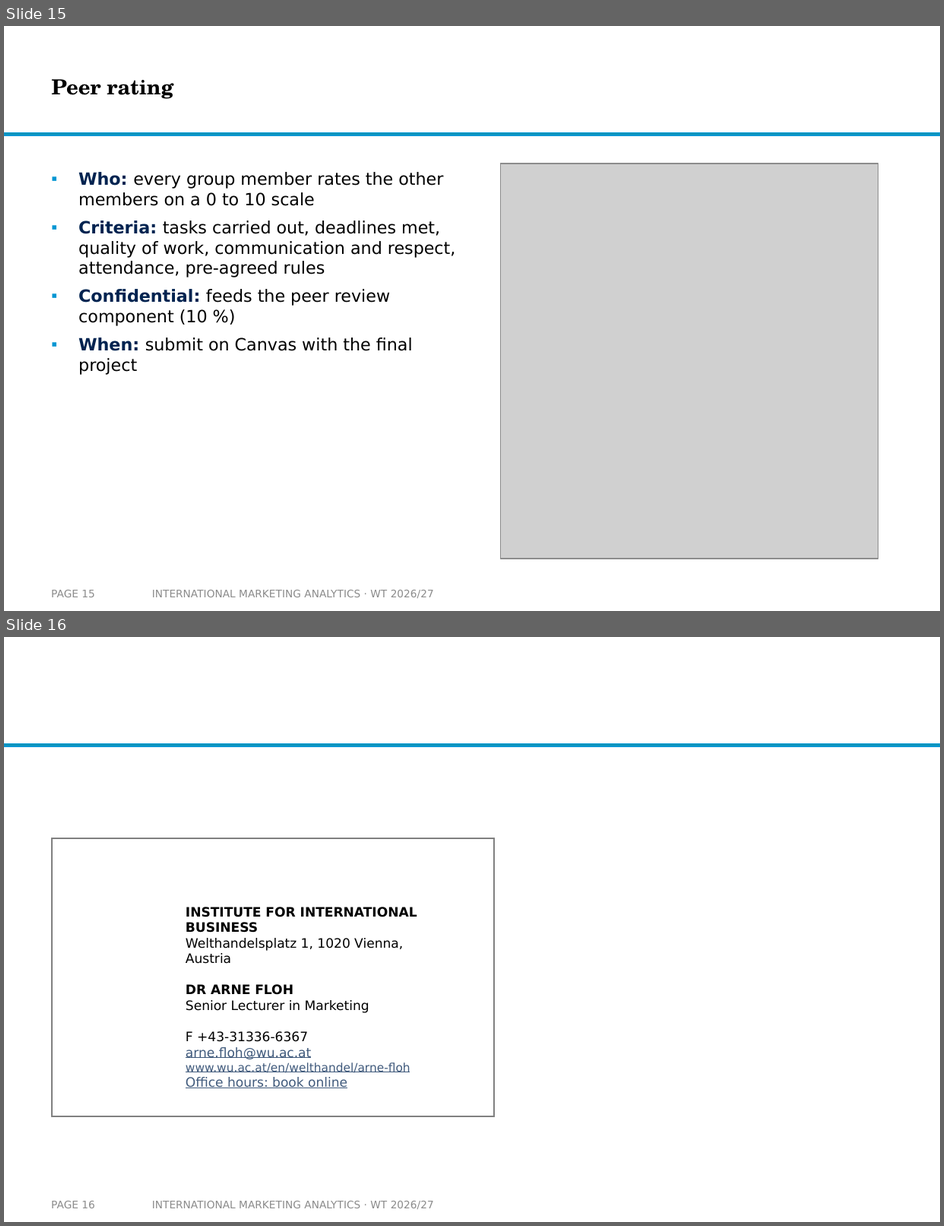
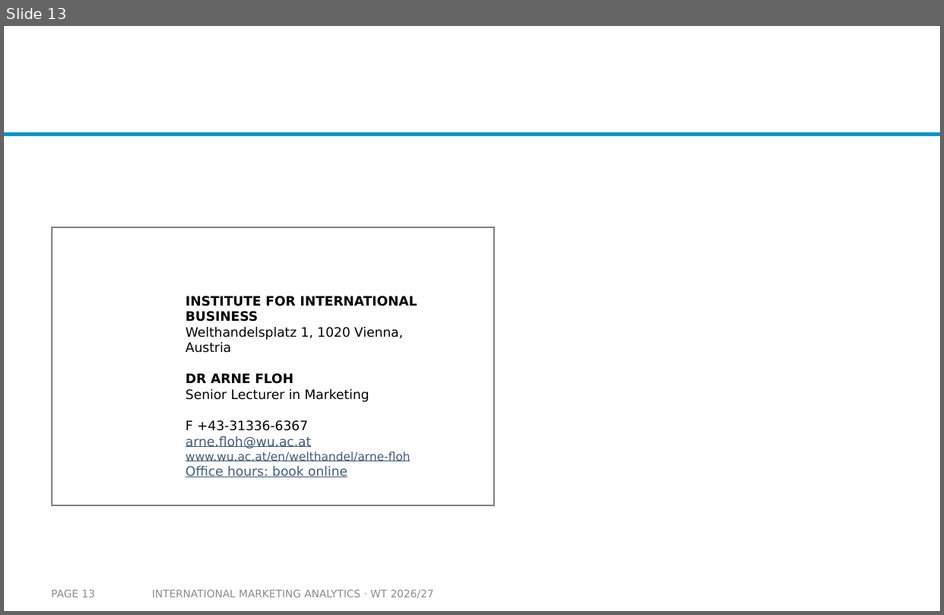
Before and after one commit to arnefloh-wu/International-Marketing-Analytics, a slide deck: slides/00a_course-content-and-style_WT26-27.pptx. Shown one above the other, each under a label of ours: slides 15 and 16 before the commit, slide 13 after it. The pictures are 944x1226 and 944x615 pixels, drawn with LibreOffice and Linux fonts; fonts in the diff are those of the drawing; grey boxes stand for pictures; background and template pictures are left out. Boxes give left, top, right and bottom in pixels: in the first picture for what was removed or moved away, otherwise in the second. Text is boxed around its words. In the diff, an @@ line names an element or a change of style, - is before the commit and + after.

```diff
--- a/slides/00a_course-content-and-style_WT26-27.pptx
+++ b/slides/00a_course-content-and-style_WT26-27.pptx
@@ slide 15 removed at bbox=[4, 26, 940, 611], background #FFFFFF; not listed: 1 template element that a slide beside it also shows @@
@@ title removed at bbox=[51, 79, 173, 99] @@
-Peer rating
@@ text removed at bbox=[78, 172, 456, 375] @@
-▪ Who: every group member rates the other members on a 0 to 10 scale
-▪ Criteria: tasks carried out, deadlines met, quality of work, communication and respect, attendance, pre-agreed rules
-▪ Confidential: feeds the peer review component (10 %)
-▪ When: submit on Canvas with the final project
@@ picture removed at bbox=[500, 164, 879, 559] @@
@@ page number removed at bbox=[51, 590, 94, 598] @@
-PAGE 15
@@ text removed at bbox=[152, 590, 434, 598] @@
-INTERNATIONAL MARKETING ANALYTICS · WT 2026/27
@@ what was slide 16 is now slide 13 @@
@@ page number at bbox=[51, 590, 94, 598]: text changed @@
-PAGE 16
+PAGE 13
```
Also in this commit, not shown: 7 slides changed, 2 slides added, 4 other slides removed, 23 other files.
